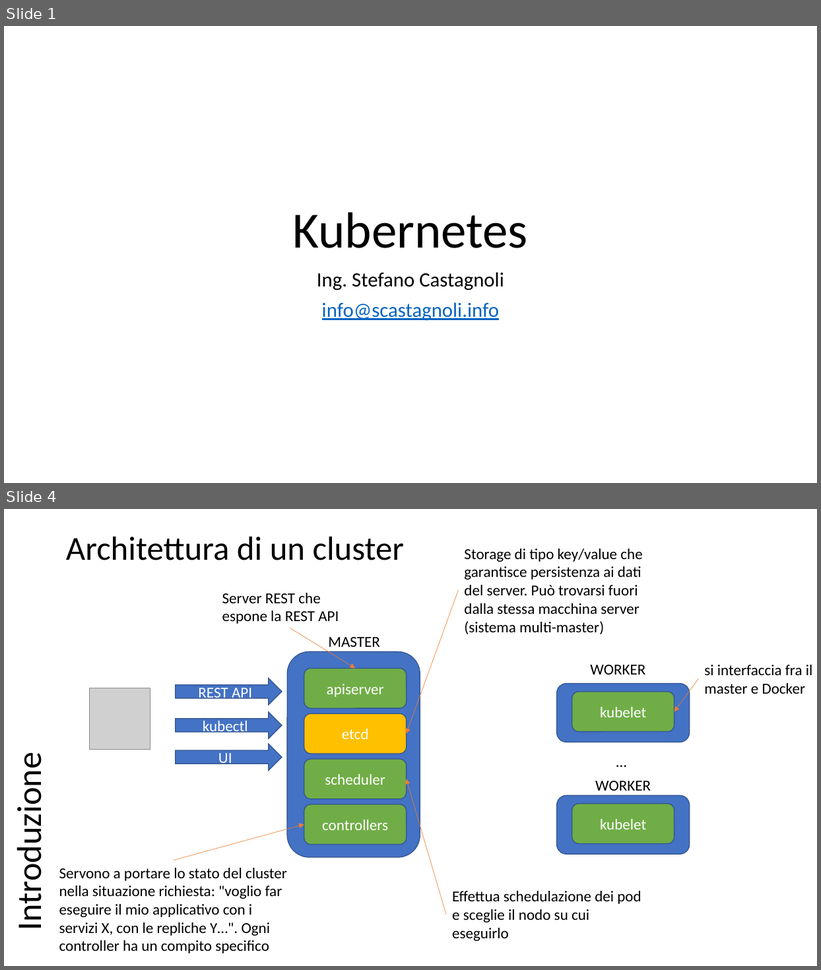
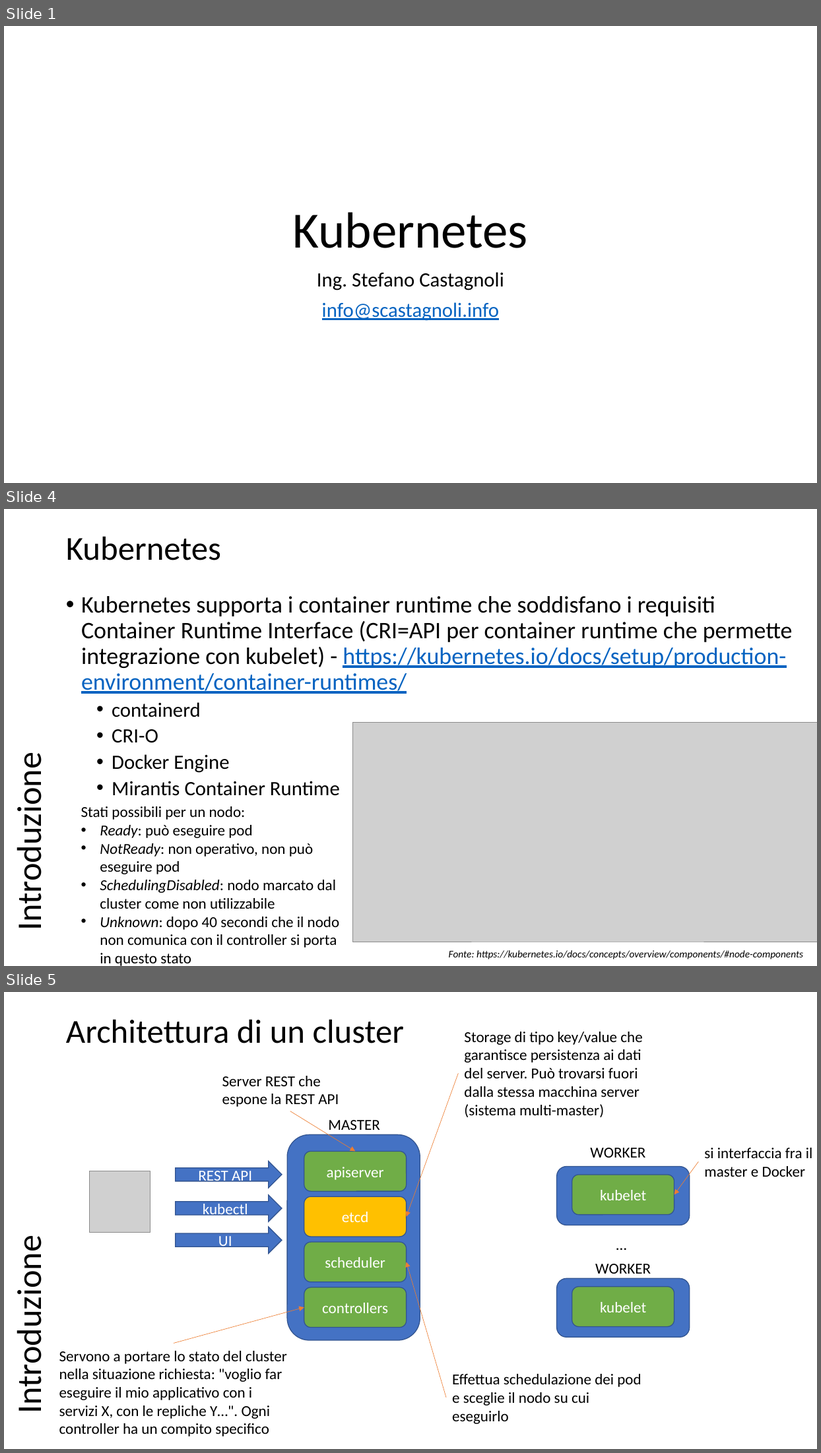
Before and after one commit to scastagnoli/academySisal, a slide deck: kubernetes.pptx. Shown one above the other, each under a label of ours: slides 1 and 4 before the commit, slides 1, 4 and 5 after it; the slides between them are not shown. The pictures are 821x970 and 821x1453 pixels, drawn with LibreOffice and Linux fonts; fonts in the diff are those of the drawing; grey boxes stand for pictures. Boxes give left, top, right and bottom in pixels: in the first picture for what was removed or moved away, otherwise in the second. Text is boxed around its words. In the diff, an @@ line names an element or a change of style, - is before the commit and + after.

```diff
--- a/kubernetes.pptx
+++ b/kubernetes.pptx
@@ slide 4 added at box(4, 509, 817, 966), background #FFFFFF @@
@@ title added at box(66, 536, 221, 560), 39.6 pt, text #000000 @@
+Kubernetes
@@ text added at box(81, 596, 793, 796), 28 pt, text #000000 @@
+• Kubernetes supporta i container runtime che soddisfano i requisiti Container Runtime Interface (CRI=API per container runtime che permette integrazione con kubelet) - https://kubernetes.io/docs/setup/production-environment/container-runtimes/
+  • containerd
+  • CRI-O
+  • Docker Engine
+  • Mirantis Container Runtime
@@ picture added at box(353, 722, 817, 942) @@
@@ text added at box(9, 771, 51, 925), 40.7 pt, text #000000 @@
+Introduzione
@@ text added at box(81, 807, 340, 966), 18 pt, text #000000 @@
+Stati possibili per un nodo:
+• Ready: può eseguire pod
+• NotReady: non operativo, non può eseguire pod
+• SchedulingDisabled: nodo marcato dal cluster come non utilizzabile
+• Unknown: dopo 40 secondi che il nodo non comunica con il controller si porta in questo stato
@@ text added at box(449, 951, 803, 960), 12 pt, text #000000, italic @@
+Fonte: https://kubernetes.io/docs/concepts/overview/components/#node-components
@@ what was slide 4 is now slide 5 @@
```
Also in this commit, not shown: 6 slides changed, 12 other slides added.
